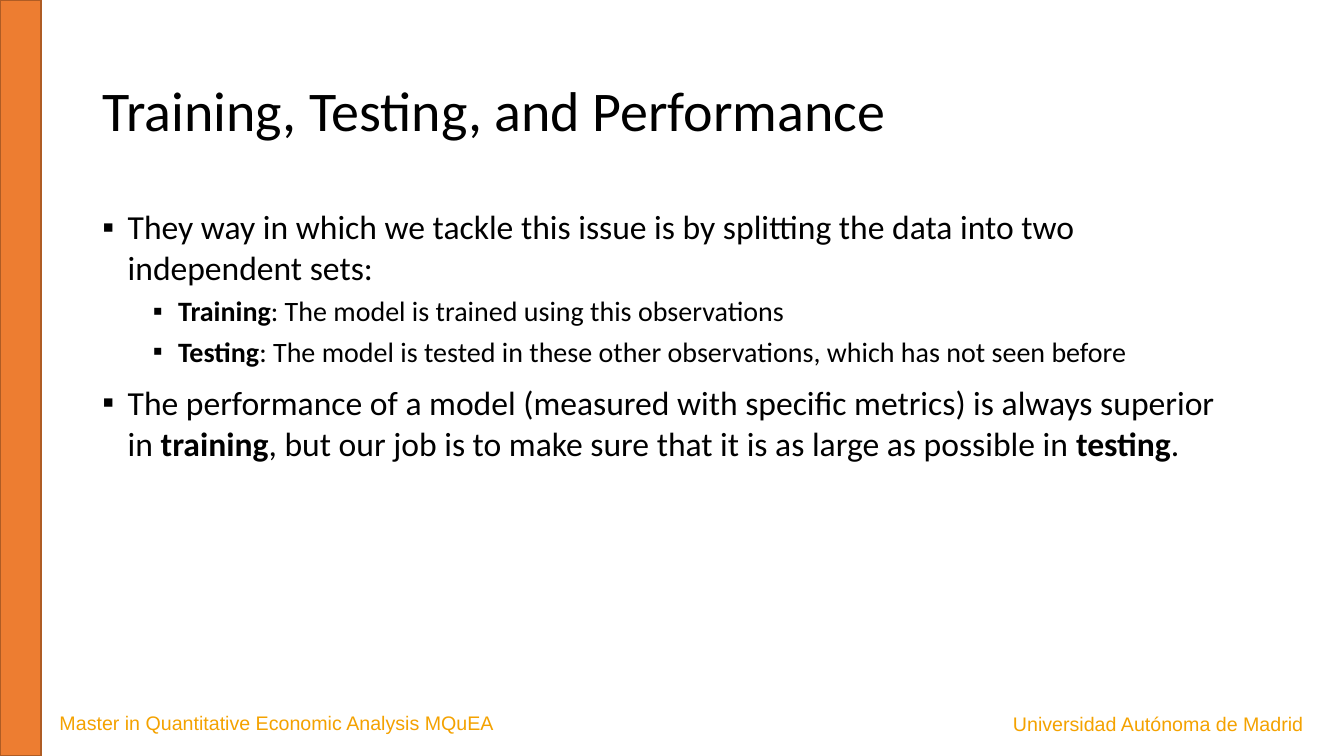
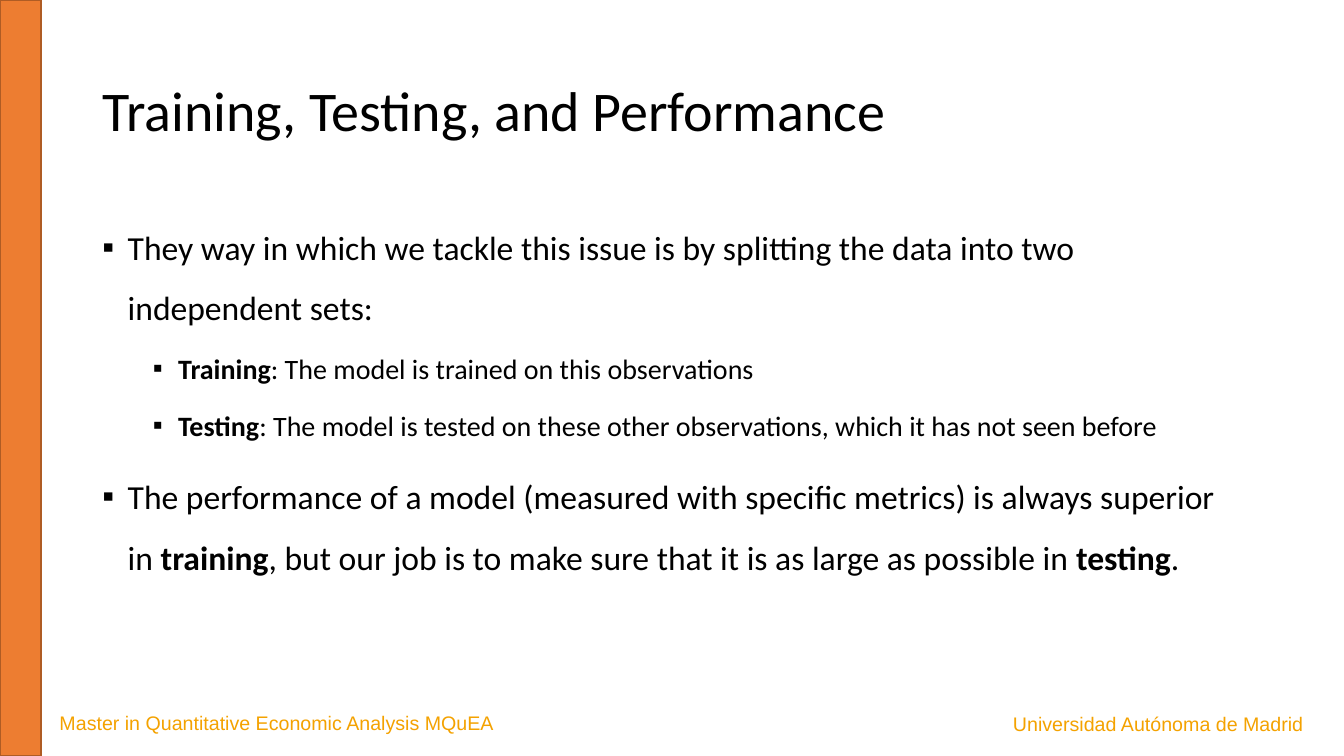
Before and after one commit to JavierBas/IMLEF-MQuEA, a slide deck: slide 10 of Course content/Slides/Topic 1 What is ML.pptx. Drawn at 1344x756 pixels with LibreOffice and Linux fonts; fonts in the diff are those of the drawing. Boxes give left, top, right and bottom in pixels: in the first picture for what was removed or moved away, otherwise in the second. Text is boxed around its words. In the diff, an @@ line names an element or a change of style, - is before the commit and + after.

```diff
--- a/Course content/Slides/Topic 1 What is ML.pptx
+++ b/Course content/Slides/Topic 1 What is ML.pptx
@@ text at (x1=128, y1=236, x2=1214, y2=576): line spacing 1 to 1.5 @@
@@ text at (x1=178, y1=359, x2=1157, y2=441): text changed @@
-  ▪ Training: The model is trained using this observations
-  ▪ Testing: The model is tested in these other observations, which has not seen before
+  ▪ Training: The model is trained on this observations
+  ▪ Testing: The model is tested on these other observations, which it has not seen before
```
Also in this commit, not shown: 10 other slides changed, 1 other file.
